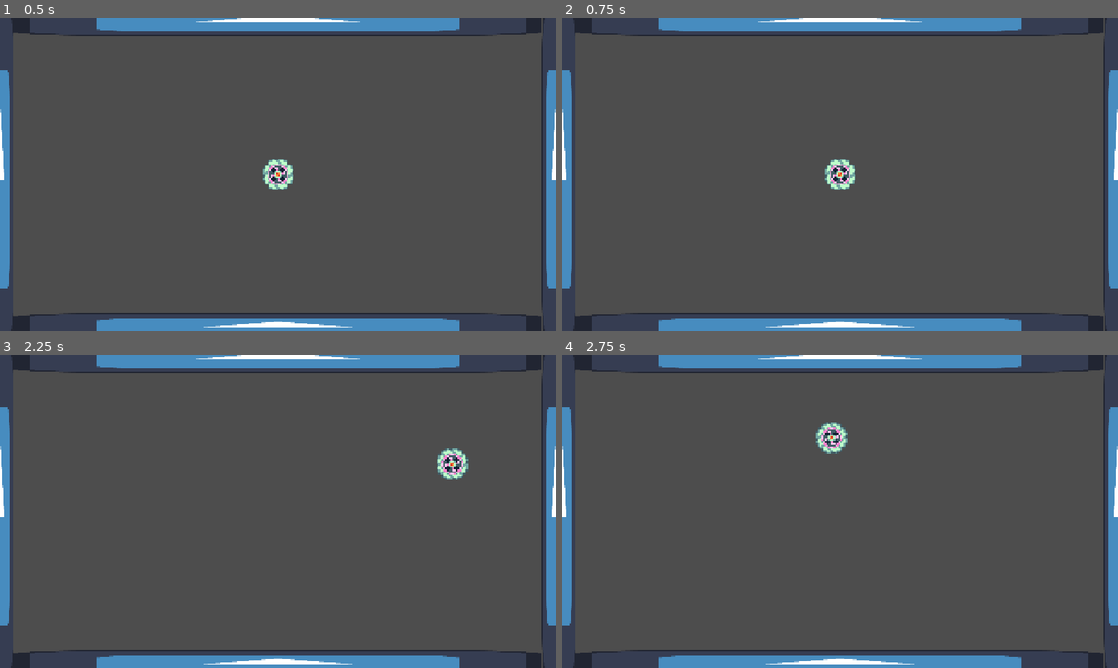
Above: before the commit, frames 1-4 (two rows, left to right).
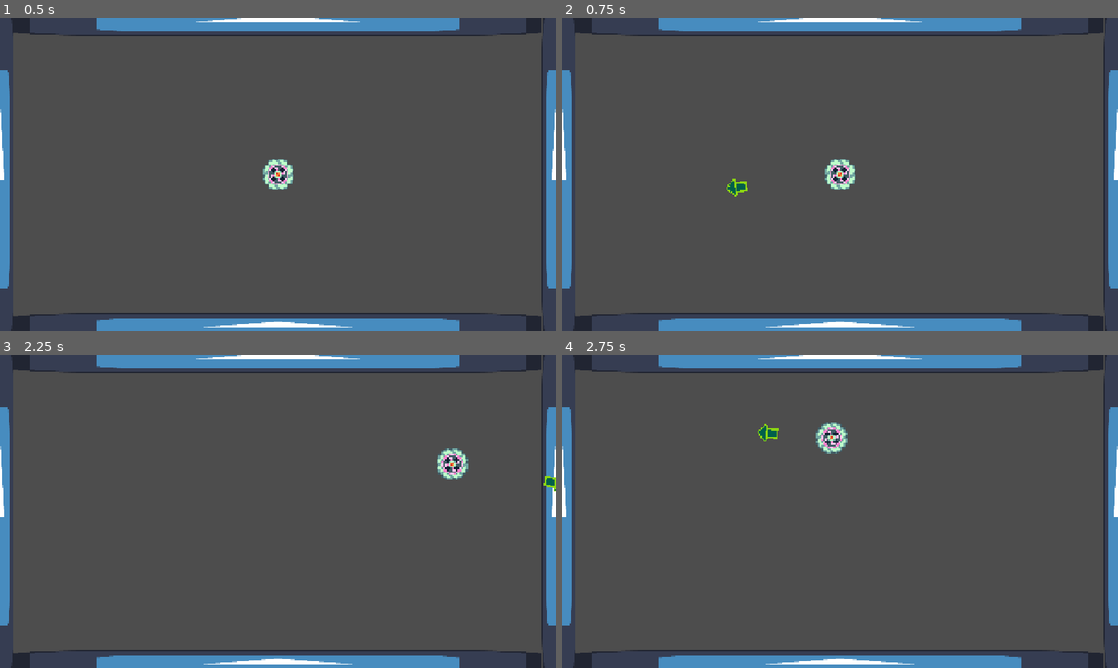
Above: after the commit, the same moments.

Repository: We-ALL-Play-Warthunder-Not-Just-Me/verySeriousSpinningCottonCandyGame
Game: Godot game, scene res://main_game.tscn
Same seed, same stepped clock (60 frames per second), same inputs: the game is played once before the commit and once after it. The engine's default icon, where the game draws it, is replaced by a stand-in: a white triangle on a blue panel in a dark square.
Inputs (mouse positions are in pixels of both pictures, inside the frame that each line leads up to):
- Up to frame 1 (0.5 s): no input
- Up to frame 2 (0.75 s): tap Enter at 0.5 s; move the mouse to (962, 158) at 0.52 s; press the mouse at (962, 158) at 0.53 s
- Up to frame 3 (2.25 s): tap Space at 1.25 s; move the mouse to (166, 527) at 1.27 s; release the mouse at (166, 527) at 1.28 s; click (166, 527) at 1.35 s; move the mouse to (333, 442) at 2.02 s; press the mouse at (333, 442) at 2.03 s
- Up to frame 4 (2.75 s): no input

Frame 1 is identical in both runs. In frame 2, 0.1% of the frame differs, in the area x 29-34%, y 51-58%; in frame 3, less than 0.1%; in frame 4, 0.1%.

Commit message:
Making Arrow be good Arrow
Good, effective, topical, reliable, pointing Arrow

Diff:
--- a/Player/Player.tscn
+++ b/Player/Player.tscn
@@ -5,6 +5,7 @@
 [ext_resource type="Script" uid="uid://buuube8f227ie" path="res://Player/player_rigid.gd" id="2_8g4oa"]
 [ext_resource type="PackedScene" uid="uid://civ3c53lbsq3g" path="res://Common/HealthBar.tscn" id="2_q3lat"]
 [ext_resource type="Script" uid="uid://dbd78rwuw5wsu" path="res://Common/decay_timer.gd" id="2_tok1r"]
+[ext_resource type="Texture2D" uid="uid://dvyww7i6lj64y" path="res://Assets/Images/Very Serious Arrows3.png" id="3_6ysni"]
 
 [sub_resource type="PhysicsMaterial" id="PhysicsMaterial_xu11e"]
 friction = 0.0
@@ -62,6 +63,11 @@
 libraries/ = SubResource("AnimationLibrary_vlldt")
 autoplay = &"PlayerSpinHigh"
 
+[node name="VerySeriousArrows3" type="Sprite2D" parent="." unique_id=1467626387]
+visible = false
+z_index = 3
+texture = ExtResource("3_6ysni")
+
 [node name="CollisionShape2D" type="CollisionShape2D" parent="." unique_id=1578528933]
 shape = SubResource("CircleShape2D_b8qva")
 
--- a/Player/player_rigid.gd
+++ b/Player/player_rigid.gd
@@ -2,6 +2,7 @@
 
 var mouse_position
 var amplifier = 100
+@onready var arrow_test = $VerySeriousArrows3
 
 # Called when the node enters the scene tree for the first time.
 func _ready() -> void:
@@ -11,14 +12,21 @@
 # Called every frame. 'delta' is the elapsed time since the previous frame.
 func _process(delta: float) -> void:
 	if Input.is_action_pressed("MouseLeftClick"):
+		arrow_test.visible = true
 		mouse_position = get_global_mouse_position()
 		print("Hold!")
 		print("Mouse Position: ", mouse_position)
-		var distance = self.position.distance_to(mouse_position)
-		print("Distance From Player: ", distance)
+		var test_position_x
+		var test_position_y
+		test_position_x = self.position.x - mouse_position.x
+		test_position_y = self.position.y - mouse_position.y
+		arrow_test.position = Vector2(test_position_x, test_position_y).limit_length(60)
+		arrow_test.rotation = arrow_test.position.angle()
+
 
 	if Input.is_action_just_released("MouseLeftClick"):
 		print("Send!")
+		arrow_test.visible = false
 		var x_force = (self.position.x - mouse_position.x) * amplifier
 		var y_force = (self.position.y - mouse_position.y) * amplifier
 		var total_force = Vector2(x_force, y_force)
Binary file changed: Assets/Images/Very Serious Arrows1.png
Binary file changed: Assets/Images/Very Serious Arrows2.png
Binary file changed: Assets/Images/Very Serious Arrows3.png
